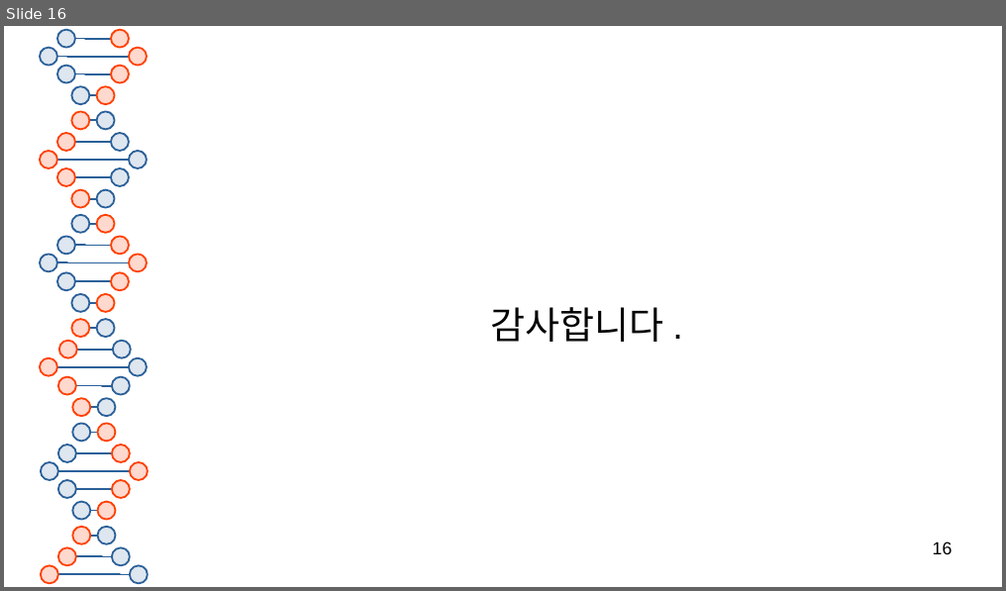
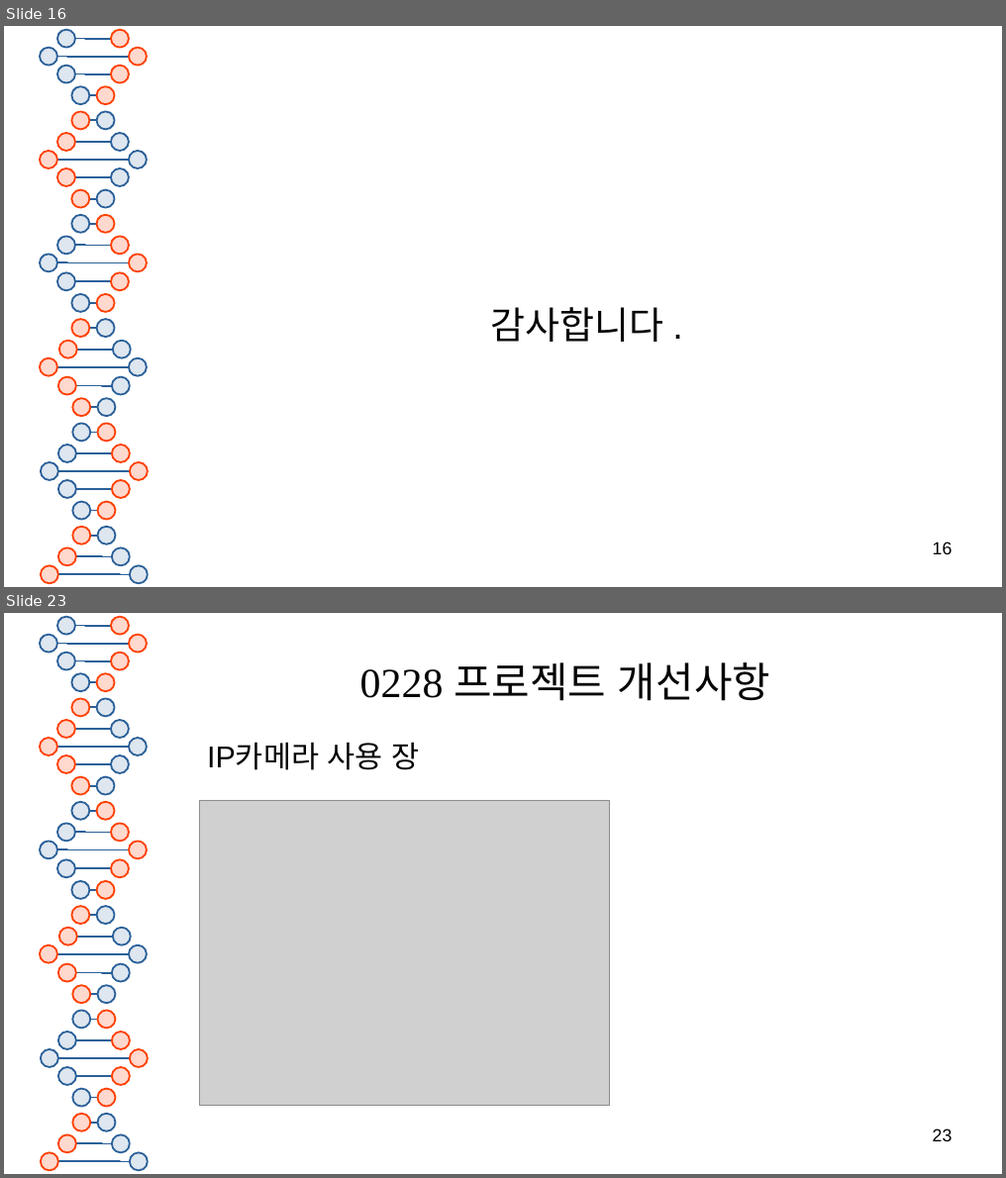
Before and after one commit to pskcci/intel-01, a slide deck: class01/mini-project/03_Choi&Song/minipro.odp. Shown one above the other, each under a label of ours: slide 16 before the commit, slides 16 and 23 after it; the slides between them are not shown. The pictures are 1006x591 and 1006x1178 pixels, drawn with LibreOffice and Linux fonts; fonts in the diff are those of the drawing; grey boxes stand for pictures. Boxes give left, top, right and bottom in pixels: in the first picture for what was removed or moved away, otherwise in the second. Text is boxed around its words. In the diff, an @@ line names an element or a change of style, - is before the commit and + after.

```diff
--- a/class01/mini-project/03_Choi&Song/minipro.odp
+++ b/class01/mini-project/03_Choi&Song/minipro.odp
@@ slide 23 added at (4, 613, 1002, 1174), background #FFFFFF; not listed: 81 template elements that a slide beside it also shows @@
@@ title added at (360, 663, 770, 701), 33 pt, text #050505 @@
+0228 프로젝트 개선사항
@@ text added at (207, 742, 419, 770), 24 pt, text #050505 @@
+IP카메라 사용 장
@@ picture added at (200, 800, 611, 1106) @@
@@ page number added at (933, 1129, 952, 1142), 14 pt, text #000000 @@
+23
```
Also in this commit, not shown: 6 other slides added, 4 other files.
